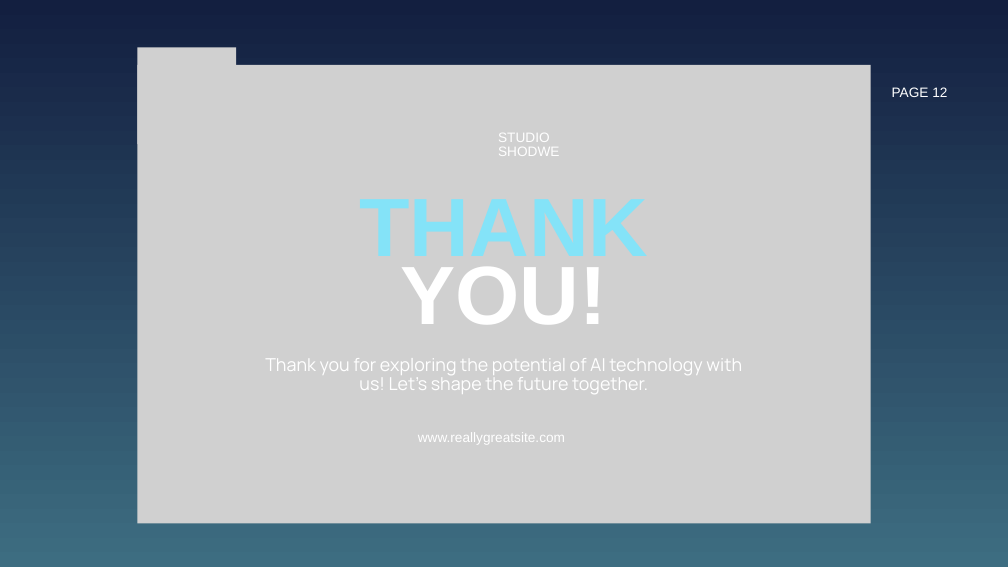
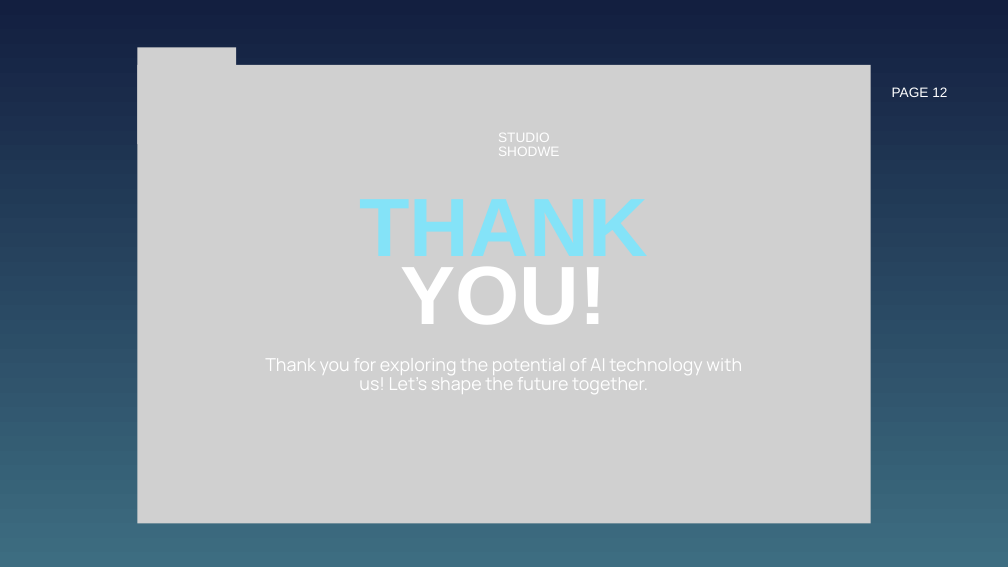
Before and after one commit to EddieMcGowan/AI-Powered_Course_Module_Generator, a slide deck: slide 12 of Project Presentation Draft.pptx. Drawn at 1008x567 pixels with LibreOffice and Linux fonts; fonts in the diff are those of the drawing; grey boxes stand for pictures. Boxes give left, top, right and bottom in pixels: in the first picture for what was removed or moved away, otherwise in the second. Text is boxed around its words. In the diff, an @@ line names an element or a change of style, - is before the commit and + after.

```diff
--- a/Project Presentation Draft.pptx
+++ b/Project Presentation Draft.pptx
@@ picture removed at [383, 418, 626, 457] @@
@@ text removed at [418, 432, 565, 444] @@
-www.reallygreatsite.com
```
Also in this commit, not shown: 6 other slides changed, 1 slide added, 1 slide removed.
